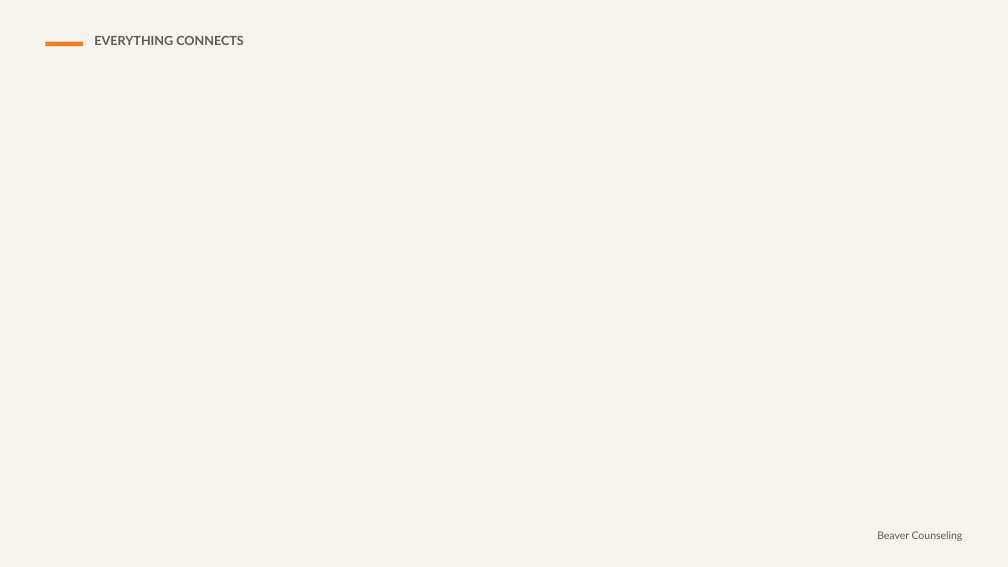
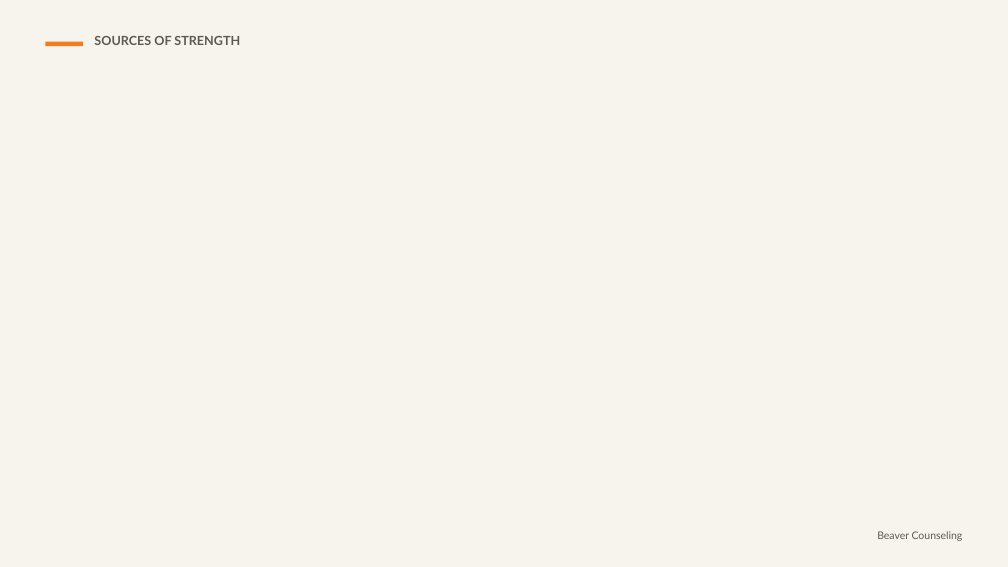
Before and after one commit to rmwtoolkit/bcds-toolkit, a slide deck: slide 15 of decks/everything-connects-lesson-v2.pptx (slide 16 before the commit). Drawn at 1008x567 pixels with LibreOffice and Linux fonts; fonts in the diff are those of the drawing; background and template pictures are left out. Boxes give left, top, right and bottom in pixels: in the first picture for what was removed or moved away, otherwise in the second. Text is boxed around its words. In the diff, an @@ line names an element or a change of style, - is before the commit and + after.

```diff
--- a/decks/everything-connects-lesson-v2.pptx
+++ b/decks/everything-connects-lesson-v2.pptx
@@ text at [94,36,240,45]: text changed @@
-EVERYTHING CONNECTS
+SOURCES OF STRENGTH
```
Also in this commit, not shown: 14 other slides changed, 8 slides removed, 3 other files.
